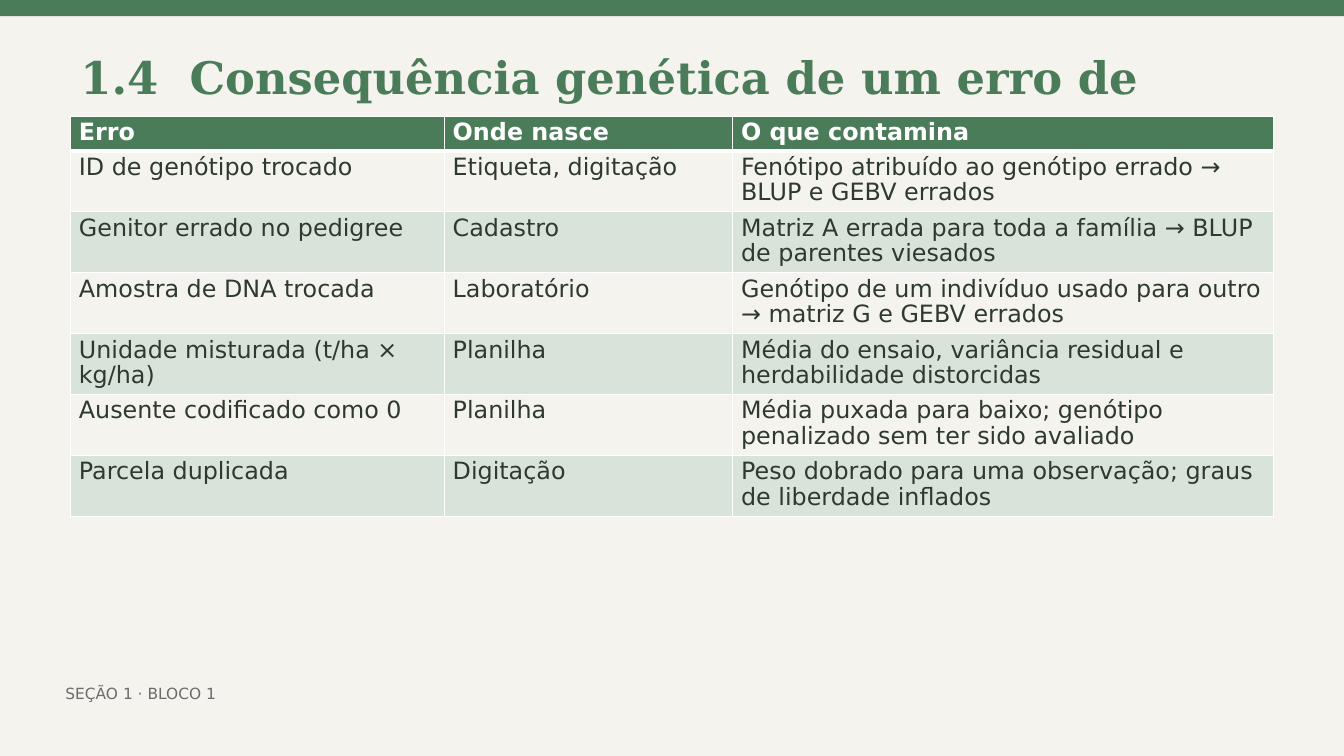
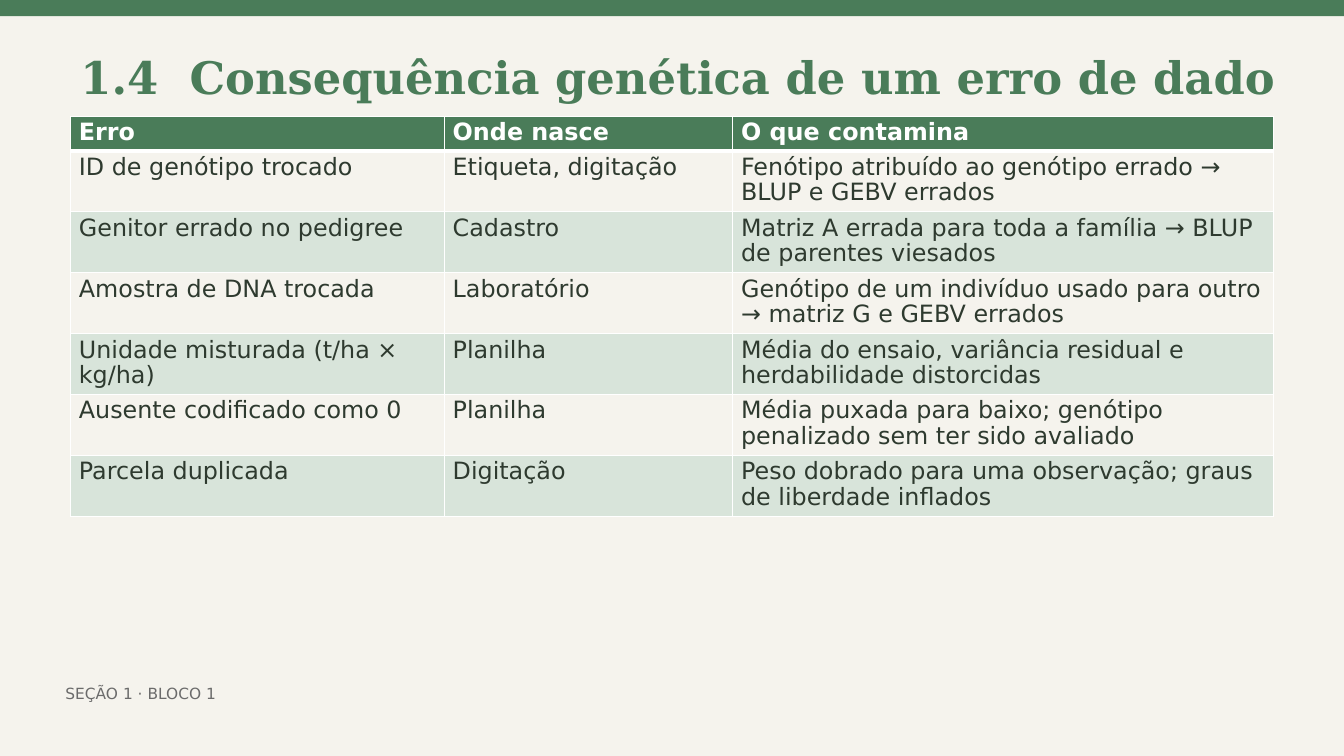
Before and after one commit to Bayer-Group/course-AI-UFV, a slide deck: slide 7 of 04. Inteligência Artificial e os Dados_Eder/Dados a base de toda IA no melhoramento_FIT796.pptx. Drawn at 1344x756 pixels with LibreOffice and Linux fonts; fonts in the diff are those of the drawing. Boxes give left, top, right and bottom in pixels: in the first picture for what was removed or moved away, otherwise in the second. Text is boxed around its words. In the diff, an @@ line names an element or a change of style, - is before the commit and + after.

```diff
--- a/04. Inteligência Artificial e os Dados_Eder/Dados a base de toda IA no melhoramento_FIT796.pptx
+++ b/04. Inteligência Artificial e os Dados_Eder/Dados a base de toda IA no melhoramento_FIT796.pptx
@@ text "1.4 Consequência genética de um ..." rewrapped from (80, 58, 1138, 161) to (80, 58, 1275, 104) @@
```
Also in this commit, not shown: 31 other slides changed, 7 other files.
